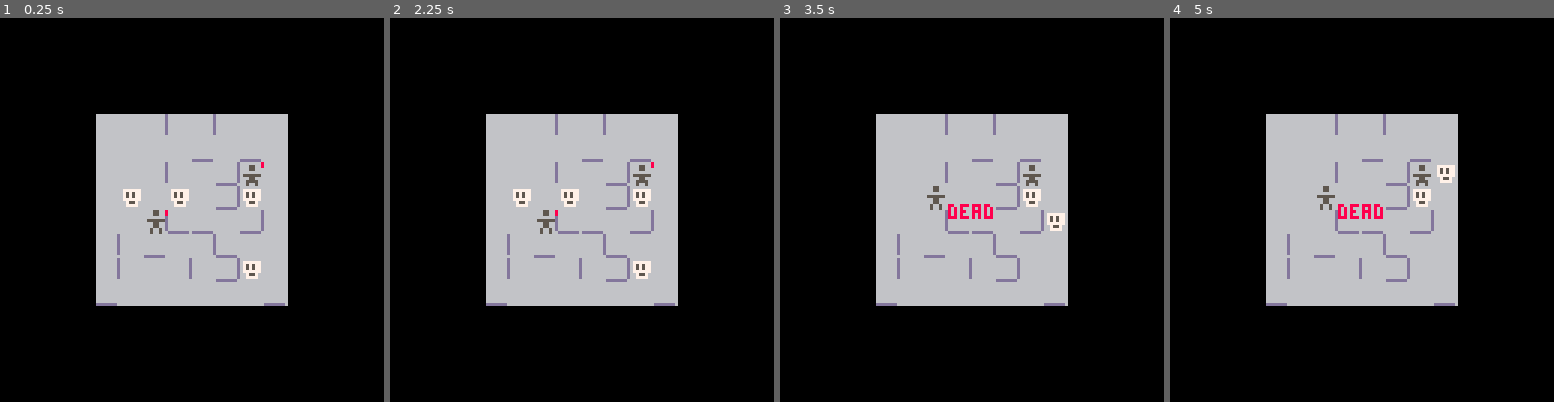
Above: before the commit, frames 1-4 (left to right).
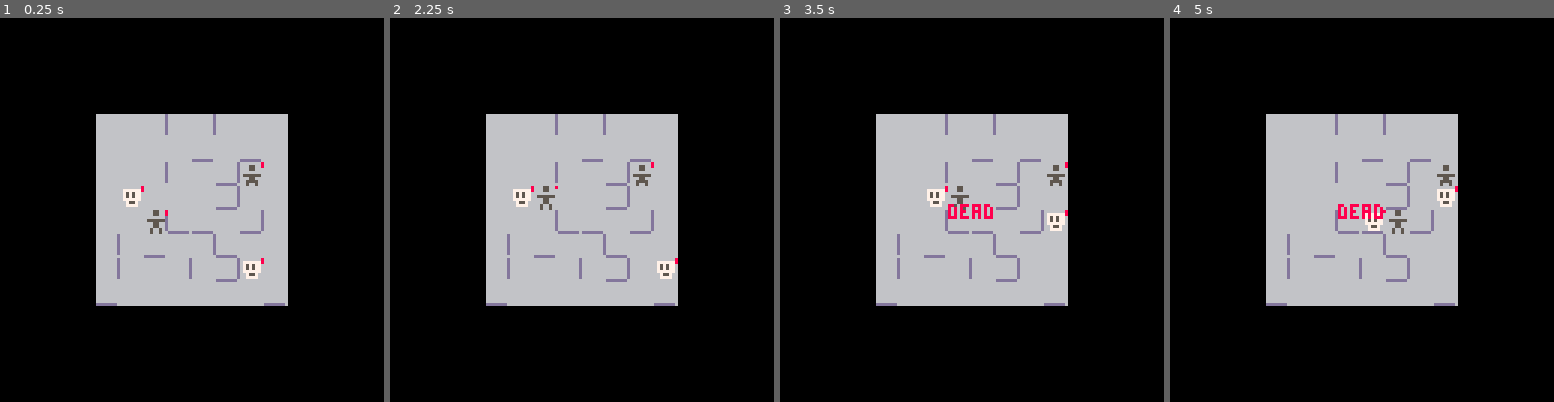
Above: after the commit, the same moments.

Repository: taylordolan/grid-folks
Game: PICO-8 cartridge grid_folks.p8
Two runs of this game, one before a commit and one after it. Both use one fixed random seed, a clock stepped at 60 frames per second and the inputs below.
Inputs:
- Up to frame 1 (0.25 s): no input
- Up to frame 2 (2.25 s): tap X (X key) at 0.33, 1.07, 1.85 s; hold Right 1.6-2.1 s; hold Up from 2.15 s (still down)
- Up to frame 3 (3.5 s): release Up at 2.42 s; hold Right 2.47-3.03 s; tap X (X key) at 2.97 s; hold Left from 3.08 s (still down)
- Up to frame 4 (5 s): release Left at 3.58 s; hold Down 3.63-3.97 s; hold Right 4.02-4.68 s; tap X (X key) at 4.08 s; hold Up from 4.73 s (still down)

The runs differ from the first frame. In frame 1, 0.4% of the frame differs, in the area x 36-69%, y 43-65%; in frame 2, 1.0%; in frame 3, 0.7%; in frame 4, 1.1%, in the area x 38-75%, y 38-57%.

Commit message:
add enemy health

Diff:
--- a/grid_folks.p8
+++ b/grid_folks.p8
@@ -7,11 +7,9 @@
 -- todo
 -- [x] walls between tiles
 -- [x] prevent wall generation from creating closed areas
--- [ ] tiles with walls should count as empty for the purpose of deploying enemies and heroes
--- [ ] health for enemies
+-- [x] tiles with walls should count as empty for the purpose of deploying enemies and heroes
+-- [x] health for enemies
 -- [ ] power tiles for melee damage
--- [ ] don't generate walls in pointless spots
--- [ ] use objects instead of arrays for locations
 
 function _init()
 
@@ -48,8 +46,6 @@
 	-- list of enemies
 	enemies = {}
 	create_enemy()
-  create_enemy()
-  create_enemy()
   create_enemy()
 
 	-- initial enemy positions
@@ -386,6 +382,7 @@
 	enemy = {
     type = "enemy",
     sprite = "002",
+    health = 2,
     update = function(self)
       local found_self = find(self)
 			local self_x = found_self.x
@@ -465,8 +462,12 @@
     hit = function(self)
       local self_x = x(self)
 			local self_y = y(self)
-      del(enemies, self)
-      del(board[self_x][self_y], self)
+      self.health -= 1
+
+      if (self.health == 0) then
+        del(enemies, self)
+        del(board[self_x][self_y], self)
+      end
     end
 	}
 	add(enemies, enemy)
